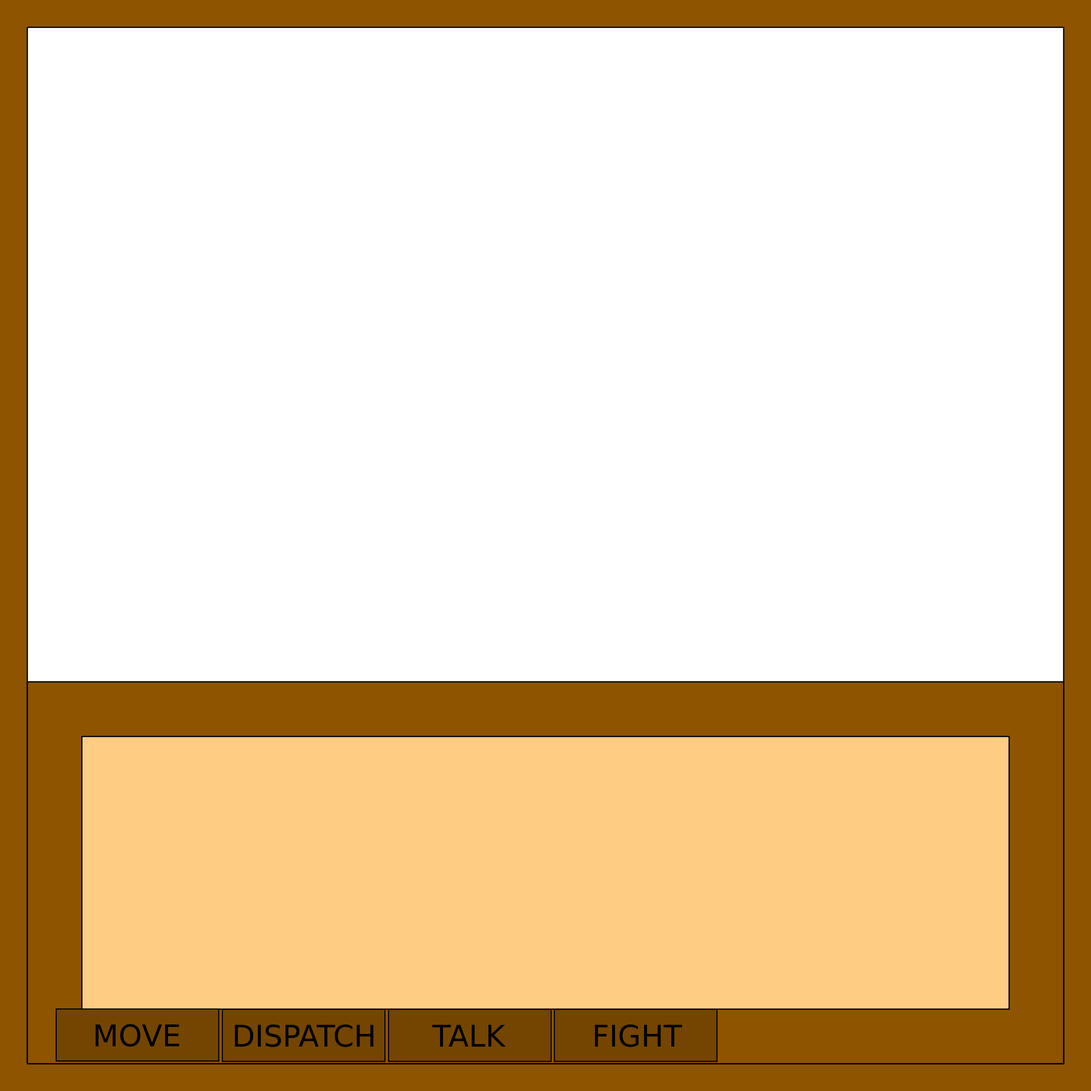
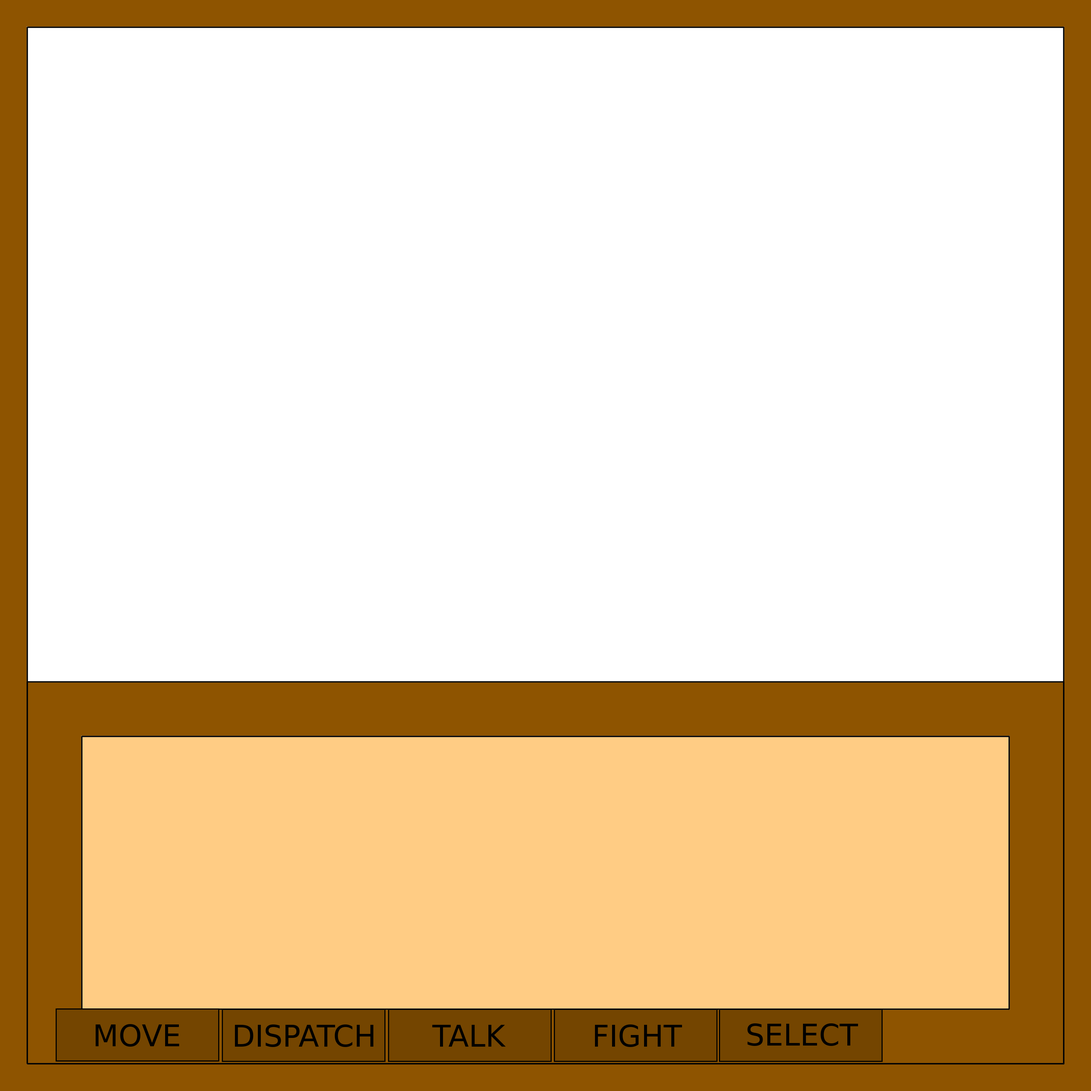
Before/after of a 1091x1091 layered artwork. What changed in the layer stack:
added layer "SELECT" in group "Buttons" over (747, 1023, 859, 1047)
added layer "select-button copy" in group "Buttons" over (719, 1009, 884, 1063)
